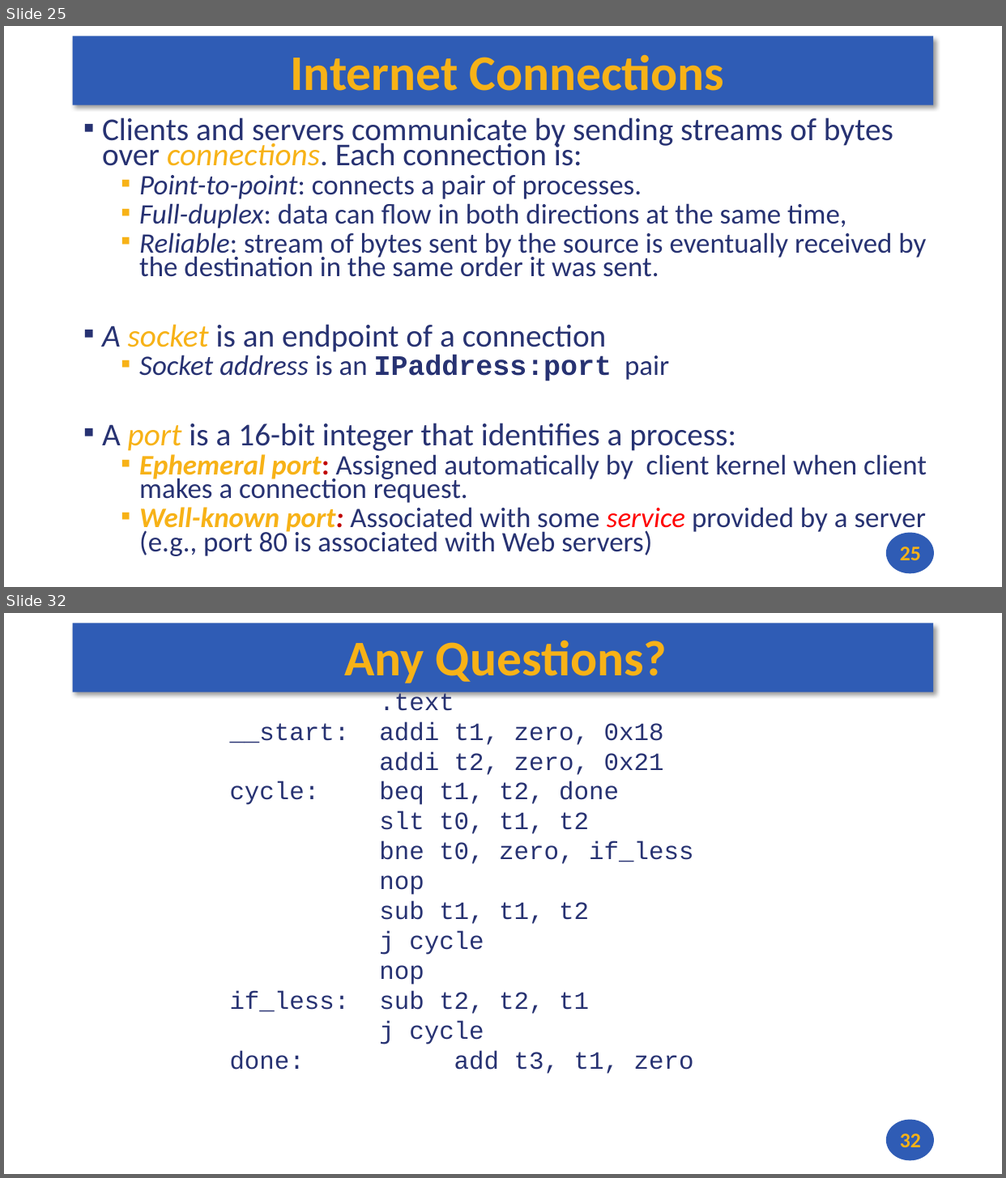
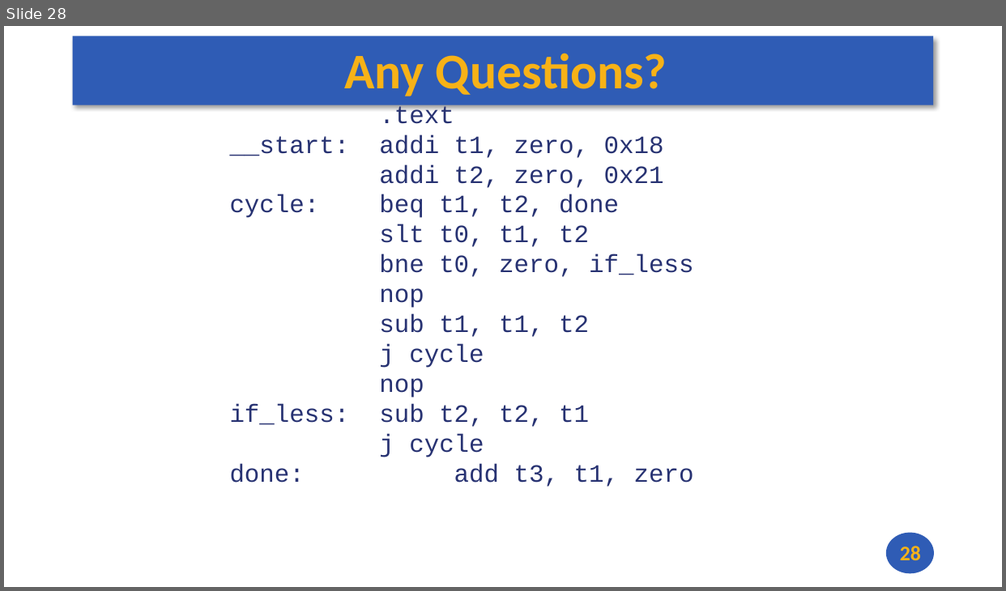
Before and after one commit to andrewt0301/hse-acos-course, a slide deck: docs/part2os/13_Sockets/OS_Lecture_13.pptx. Shown one above the other, each under a label of ours: slides 25 and 32 before the commit, slide 28 after it; the slides between them are not shown. The pictures are 1006x1178 and 1006x591 pixels, drawn with LibreOffice and Linux fonts; fonts in the diff are those of the drawing. Boxes give left, top, right and bottom in pixels: in the first picture for what was removed or moved away, otherwise in the second. Text is boxed around its words. In the diff, an @@ line names an element or a change of style, - is before the commit and + after.

```diff
--- a/docs/part2os/13_Sockets/OS_Lecture_13.pptx
+++ b/docs/part2os/13_Sockets/OS_Lecture_13.pptx
@@ slide 25 removed at bbox=[4, 26, 1002, 587], background #FFFFFF; not listed: 2 template elements that a slide beside it also shows @@
@@ title removed at bbox=[290, 54, 724, 91] @@
-Internet Connections
@@ text removed at bbox=[102, 118, 927, 557] @@
-▪ Clients and servers communicate by sending streams of bytes over connections. Each connection is:
-  ▪ Point-to-point: connects a pair of processes.
-  ▪ Full-duplex: data can flow in both directions at the same time,
-  ▪ Reliable: stream of bytes sent by the source is eventually received by the destination in the same order it was sent.
-▪ A socket is an endpoint of a connection
-  ▪ Socket address is an IPaddress:port pair
-▪ A port is a 16-bit integer that identifies a process:
-  ▪ Ephemeral port: Assigned automatically by client kernel when client makes a connection request.
-  ▪ Well-known port: Associated with some service provided by a server (e.g., port 80 is associated with Web servers)
@@ page number removed at bbox=[900, 547, 921, 561] @@
-25
@@ what was slide 32 is now slide 28 @@
@@ page number at bbox=[900, 546, 921, 561]: text changed @@
-32
+28
```
Also in this commit, not shown: 1 slide changed, 26 slides added, 29 other slides removed, 2 other files.
